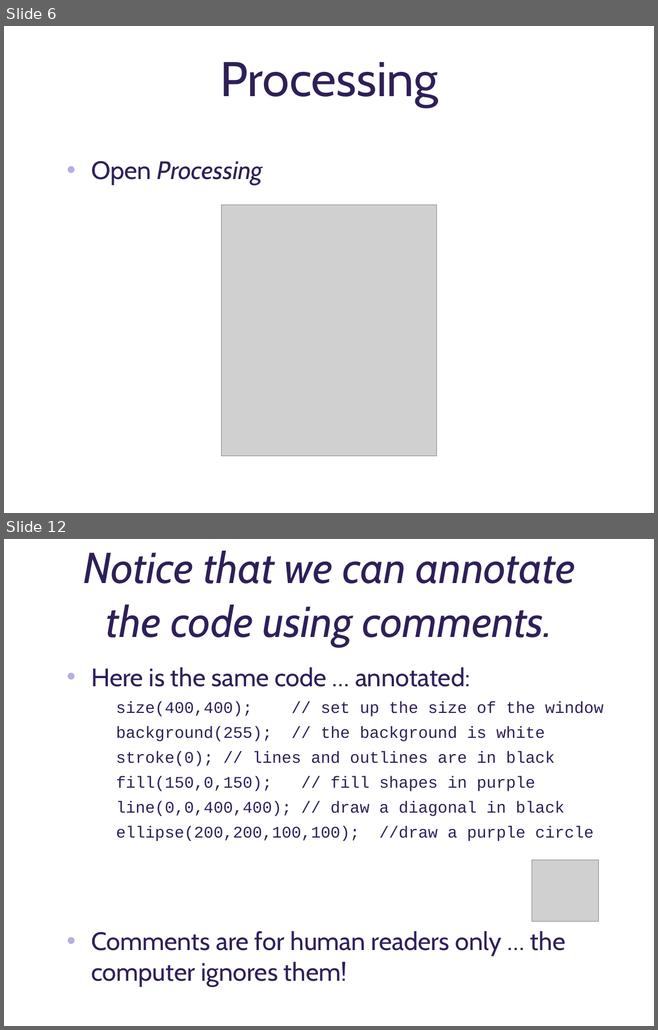
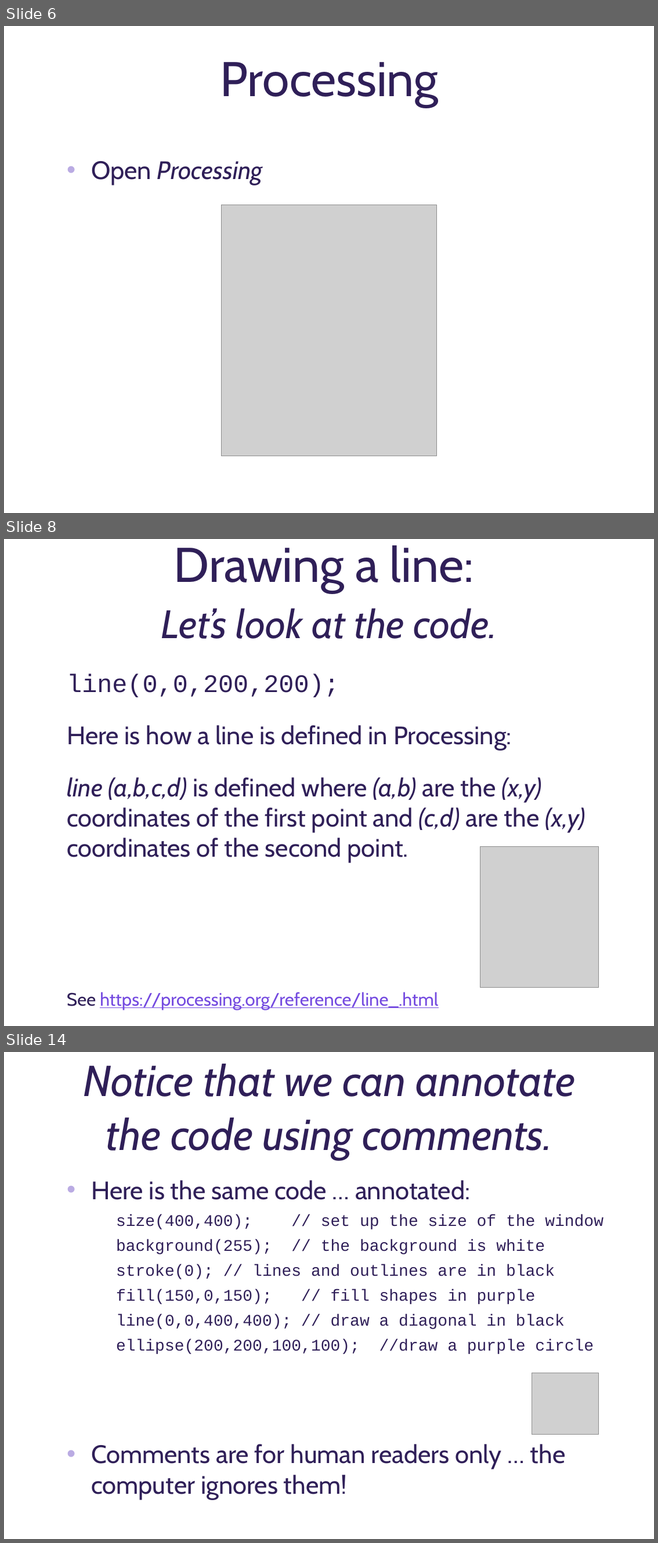
Before and after one commit to deenaengel/TF3_ProcessingSlides, a slide deck: Processing_Presentation_TF3_DE_notes.pptx. Shown one above the other, each under a label of ours: slides 6 and 12 before the commit, slides 6, 8 and 14 after it; the slides between them are not shown. The pictures are 658x1030 and 658x1543 pixels, drawn with LibreOffice and Linux fonts; fonts in the diff are those of the drawing; grey boxes stand for pictures; background and template pictures are left out. Boxes give left, top, right and bottom in pixels: in the first picture for what was removed or moved away, otherwise in the second. Text is boxed around its words. In the diff, an @@ line names an element or a change of style, - is before the commit and + after.

```diff
--- a/Processing_Presentation_TF3_DE_notes.pptx
+++ b/Processing_Presentation_TF3_DE_notes.pptx
@@ slide 8 added at (4, 539, 654, 1026), background picture (left out) @@
@@ title added at (161, 545, 497, 639), 44 pt, text #2F1F58, italic @@
+Drawing a line:
+Let’s look at the code.
@@ text added at (67, 674, 585, 1010), 28 pt, text #2F1F58 @@
+line(0,0,200,200);
+Here is how a line is defined in Processing:
+line (a,b,c,d) is defined where (a,b) are the (x,y) coordinates of the first point and (c,d) are the (x,y) coordinates of the second point.
+See https://processing.org/reference/line_.html
@@ picture added at (480, 847, 598, 988) @@
@@ what was slide 12 is now slide 14 @@
```
Also in this commit, not shown: 7 slides changed, 1 other slide added.
